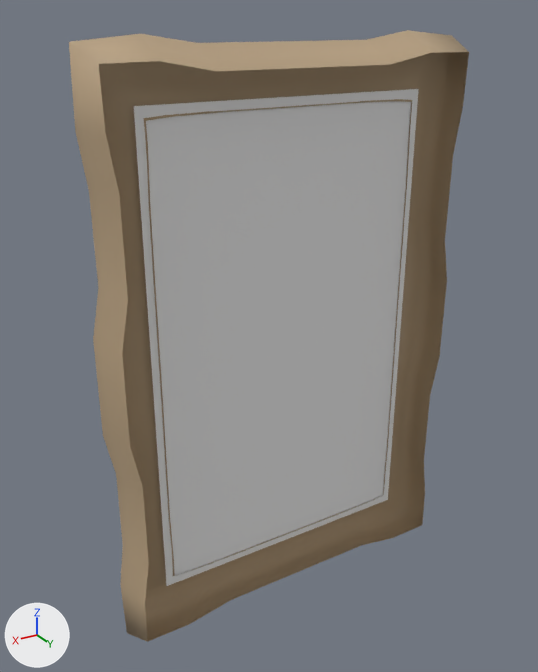
The FBX model BlindNight/Assets/Models/Painting01.fbx as it was, and as the next commit left it.
Before and after are seen from a camera (50 mm lens) standing at (1.61, 8.9, 5.62) and looking at (0.11, 6.41, 4.38). The lights are fixed; the arrows at lower left show +X, +Y and +Z. Where no turn or scale is listed for an object, it has been applied to the vertices.

In view in the first picture: 'Painting01'.
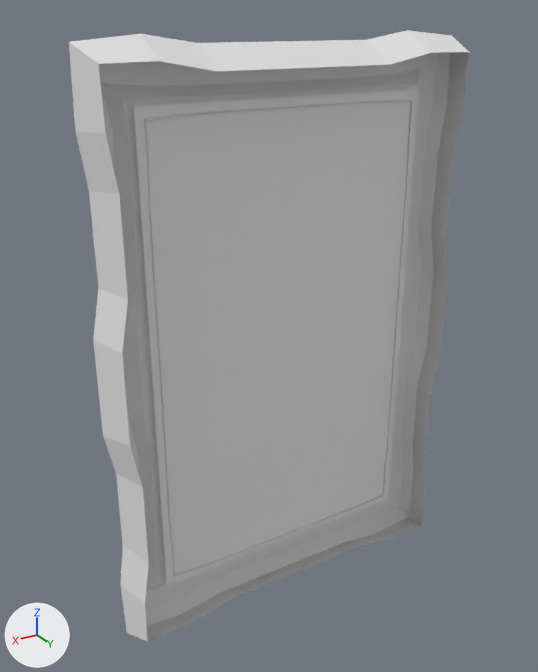
What differs and where, as boxes [x1, y1, x2, y2] in the pictures (538 x 672 px):
part 1 of me_painting01_mesh, cut back
    both: [134, 89, 419, 586]
part 2 of me_painting01_mesh, recoloured (brown to grey)
    both: [69, 30, 469, 642]

Patch to the scene script:
```diff
--- a/BlindNight/Assets/Models/Painting01.fbx.py
+++ b/BlindNight/Assets/Models/Painting01.fbx.py
@@ mat_paintingtex01 @@
+mat_paintingtex01 = principled_material('PaintingTex01')
+mat_paintingtex01.base_color = (0.8, 0.8, 0.8)  # white #e7e7e7
+mat_paintingtex01.roughness = 0.553
@@ me_painting01_mesh @@
 # used by ob_painting01; location = (0.047, 6.476, 4.338)
 # verts and faces of me_painting01_mesh; kept vertices keep their numbers, new ones are numbered from 233
 # before: 49 (0.62, -0.02, 1.01) at pixel (133, 106), 106 (-0.62, -0.02, 1.01) at pixel (418, 89), 107 (0.0, -0.02, 1.01) at pixel (291, 96), 164 (0.62, -0.02, -1.01) at pixel (166, 586), 165 (0.62, -0.02, 0.0) at pixel (152, 379)
 # before: 229 (-0.62, -0.02, -1.01) at pixel (387, 499), 230 (0.0, -0.02, -1.01) at pixel (286, 539), 231 (-0.62, -0.02, 0.0) at pixel (401, 317), 232 (0.0, -0.02, 0.0) at pixel (288, 345)
-me_painting01_mesh.from_pydata(...)  # 233 vertices, 196 faces; spans x -0.82..0.82, y -0.1..0.1, z -1.23..1.23
-me_painting01_mesh.materials.append(mat_white_m)  # white #e7e7e7
+me_painting01_mesh.from_pydata(...)  # 228 vertices, 193 faces; spans x -0.82..0.82, y -0.1..0.1, z -1.23..1.23
+# me_painting01_mesh part 1
+delete_vertices([107, 165, 230, 231, 232])  # with the faces that use them
+faces += [(49, 106, 229, 164)]
+# me_painting01_mesh part 2: 192 faces spanning x -0.82..0.82, y -0.1..0.1, z -1.23..1.23 switch from mat_painting01_m (beige #b8a080) to mat_paintingtex01 (white #e7e7e7)
+# me_painting01_mesh part 3: the surface is now shaded flat
```
